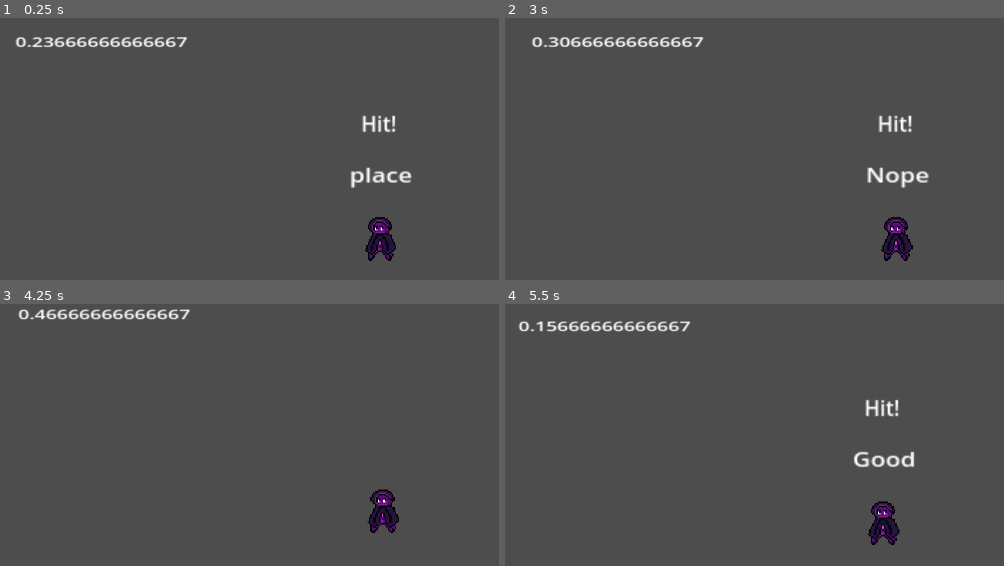
Above: before the commit, frames 1-4 (two rows, left to right).
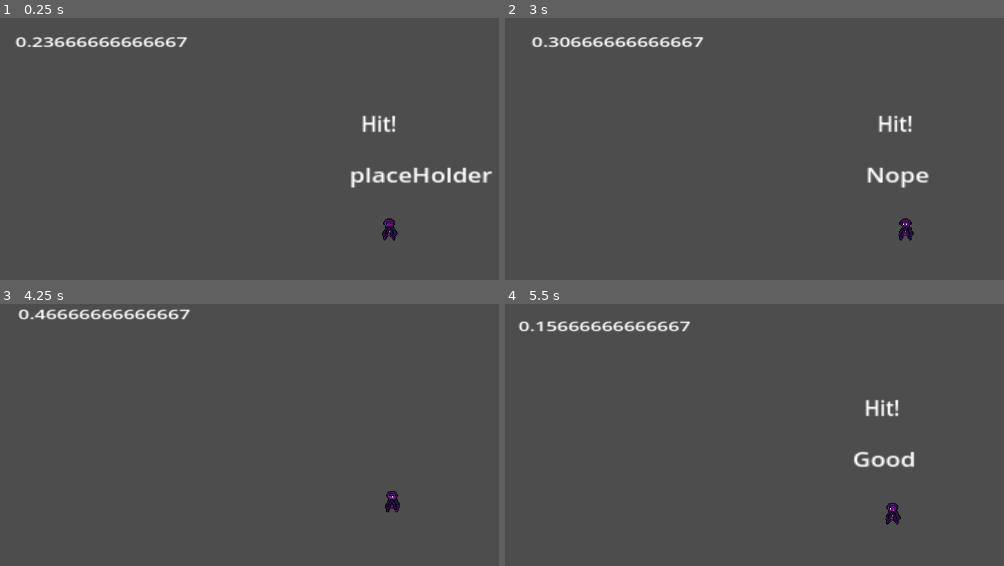
Above: after the commit, the same moments.

Repository: Raconteur37/Rhythm-Runner
Game: Godot game, scene res://Scenes/game.tscn
Two runs of this game, one before a commit and one after it. Both use one fixed random seed, a clock stepped at 60 frames per second and the inputs below.
Inputs:
- Up to frame 1 (0.25 s): no input
- Up to frame 2 (3 s): tap Enter at 0.5 s; tap Space at 0.6, 0.77, 1.07, 1.35, 1.52, 1.82, 2.1, 2.85 s
- Up to frame 3 (4.25 s): tap Space at 3.02, 3.32, 3.6, 3.77, 4.07 s
- Up to frame 4 (5.5 s): tap Space at 4.35, 4.52, 4.82, 5.1 s

The runs differ from the first frame. In frame 1, 1.3% of the frame differs, in the area x 73-99%, y 56-93%; in frame 2, 0.8%; in frame 3, 0.8%; in frame 4, 0.8%.
Error after the commit: Invalid assignment of property or key 'dir' with value of type 'float' on a base object of type 'GDScript'. (res://Scripts/player.gd:23)

Commit message:
Working on projectiles, space doesnt work

Diff:
--- /dev/null
+++ b/BassProjectile.gd
@@ -0,0 +1,15 @@
+extends CharacterBody2D
+
+@export var SPEED = 100
+
+var dir : float
+var spawnPos : Vector2
+var spawnRot : float
+
+func _ready():
+	global_position = spawnPos
+	global_rotation = spawnRot
+
+func _physics_process(delta):
+	velocity = Vector2(0,-SPEED).rotated(dir)
+	move_and_slide()
--- a/Scenes/Camera2D.gd
+++ b/Scenes/Camera2D.gd
@@ -12,6 +12,7 @@
 	if event is InputEventKey and event.is_pressed() and event.keycode == KEY_SPACE:
 		if ($"../BeatTimer".time_left <= .4):
 			$"../ResultLabel".text = "Good"
+			$"../Player".attack()
 			add_trauma(.2)
 		else:
 			$"../ResultLabel".text = "Nope"
--- /dev/null
+++ b/Scenes/bass_projectile.tscn
@@ -0,0 +1,78 @@
+[gd_scene load_steps=12 format=3 uid="uid://dyupd88x8c5lt"]
+
+[ext_resource type="Script" path="res://BassProjectile.gd" id="1_a8l1l"]
+[ext_resource type="Texture2D" uid="uid://6y78bu7daftd" path="res://Sprites/Projectiles/BassProjectile-Sheet.png" id="2_35pfq"]
+
+[sub_resource type="AtlasTexture" id="AtlasTexture_p61y3"]
+atlas = ExtResource("2_35pfq")
+region = Rect2(0, 0, 8, 8)
+
+[sub_resource type="AtlasTexture" id="AtlasTexture_4b5jj"]
+atlas = ExtResource("2_35pfq")
+region = Rect2(8, 0, 8, 8)
+
+[sub_resource type="AtlasTexture" id="AtlasTexture_1hnam"]
+atlas = ExtResource("2_35pfq")
+region = Rect2(16, 0, 8, 8)
+
+[sub_resource type="AtlasTexture" id="AtlasTexture_wd2ra"]
+atlas = ExtResource("2_35pfq")
+region = Rect2(24, 0, 8, 8)
+
+[sub_resource type="AtlasTexture" id="AtlasTexture_6wiq4"]
+atlas = ExtResource("2_35pfq")
+region = Rect2(32, 0, 8, 8)
+
+[sub_resource type="AtlasTexture" id="AtlasTexture_5kr1e"]
+atlas = ExtResource("2_35pfq")
+region = Rect2(40, 0, 8, 8)
+
+[sub_resource type="AtlasTexture" id="AtlasTexture_480c8"]
+atlas = ExtResource("2_35pfq")
+region = Rect2(48, 0, 8, 8)
+
+[sub_resource type="SpriteFrames" id="SpriteFrames_j1f4p"]
+animations = [{
+"frames": [{
+"duration": 1.0,
+"texture": SubResource("AtlasTexture_p61y3")
+}, {
+"duration": 1.0,
+"texture": SubResource("AtlasTexture_4b5jj")
+}, {
+"duration": 1.0,
+"texture": SubResource("AtlasTexture_1hnam")
+}, {
+"duration": 1.0,
+"texture": SubResource("AtlasTexture_wd2ra")
+}, {
+"duration": 1.0,
+"texture": SubResource("AtlasTexture_6wiq4")
+}, {
+"duration": 1.0,
+"texture": SubResource("AtlasTexture_5kr1e")
+}, {
+"duration": 1.0,
+"texture": SubResource("AtlasTexture_480c8")
+}],
+"loop": true,
+"name": &"default",
+"speed": 5.0
+}]
+
+[sub_resource type="CircleShape2D" id="CircleShape2D_1tmyw"]
+radius = 2.0
+
+[node name="BassProjectile" type="CharacterBody2D"]
+script = ExtResource("1_a8l1l")
+SPEED = 300.0
+
+[node name="AnimatedSprite" type="AnimatedSprite2D" parent="."]
+texture_filter = 1
+position = Vector2(60, 23)
+scale = Vector2(0.5, 0.5)
+sprite_frames = SubResource("SpriteFrames_j1f4p")
+
+[node name="CollisionShape2D" type="CollisionShape2D" parent="."]
+position = Vector2(60, 23)
+shape = SubResource("CircleShape2D_1tmyw")
--- a/Scenes/game.gd
+++ b/Scenes/game.gd
@@ -21,4 +21,4 @@
 
 
 func _on_beat_t_imer_timeout():
-	print_debug("Timer timeout")
+	pass
--- a/Scenes/game.tscn
+++ b/Scenes/game.tscn
@@ -24,7 +24,6 @@
 position = Vector2(529, 36)
 scale = Vector2(3.12, 3.18809)
 stream = ExtResource("2_l8g5d")
-autoplay = true
 
 [node name="Player" parent="." instance=ExtResource("1_s8f1b")]
 position = Vector2(619, 305)
@@ -83,6 +82,6 @@
 offset_right = 541.0
 offset_bottom = 185.0
 scale = Vector2(3.68, 2.96)
-text = "place"
+text = "placeHolder"
 
 [connection signal="timeout" from="BeatTimer" to="." method="_on_beat_t_imer_timeout"]
--- a/Scenes/player.tscn
+++ b/Scenes/player.tscn
@@ -8,6 +8,7 @@
 
 [node name="Player" type="CharacterBody2D"]
 position = Vector2(530, 396)
+scale = Vector2(0.5, 0.5)
 script = ExtResource("1_a1knw")
 
 [node name="Sprite2D" type="Sprite2D" parent="."]
--- a/Scripts/player.gd
+++ b/Scripts/player.gd
@@ -2,7 +2,10 @@
 
 const SPEED = 500
 
-func _physics_process(delta):
+@onready var main = get_tree().get_root()
+@onready var projectile = load("res://BassProjectile.gd")
+
+func _physics_process(delta): #Movement
 	var input_vector = Vector2.ZERO
 	input_vector.x = Input.get_action_strength("ui_d") - Input.get_action_strength("ui_a")
 	input_vector.y = Input.get_action_strength("ui_s") - Input.get_action_strength("ui_w")
@@ -13,3 +16,11 @@
 	else:
 		velocity = input_vector
 	move_and_slide()
+
+
+func attack():
+	var instance = projectile.duplicate()
+	instance.dir = rotation
+	instance.spawnPos = global_position
+	instance.spawnRot = rotation
+	main.add_child.call_deffered(instance)
Binary file added: Sprites/Projectiles/BassProjectile-Sheet.png
Not shown, added: Sprites/Projectiles/BassProjectile-Sheet.png.import
